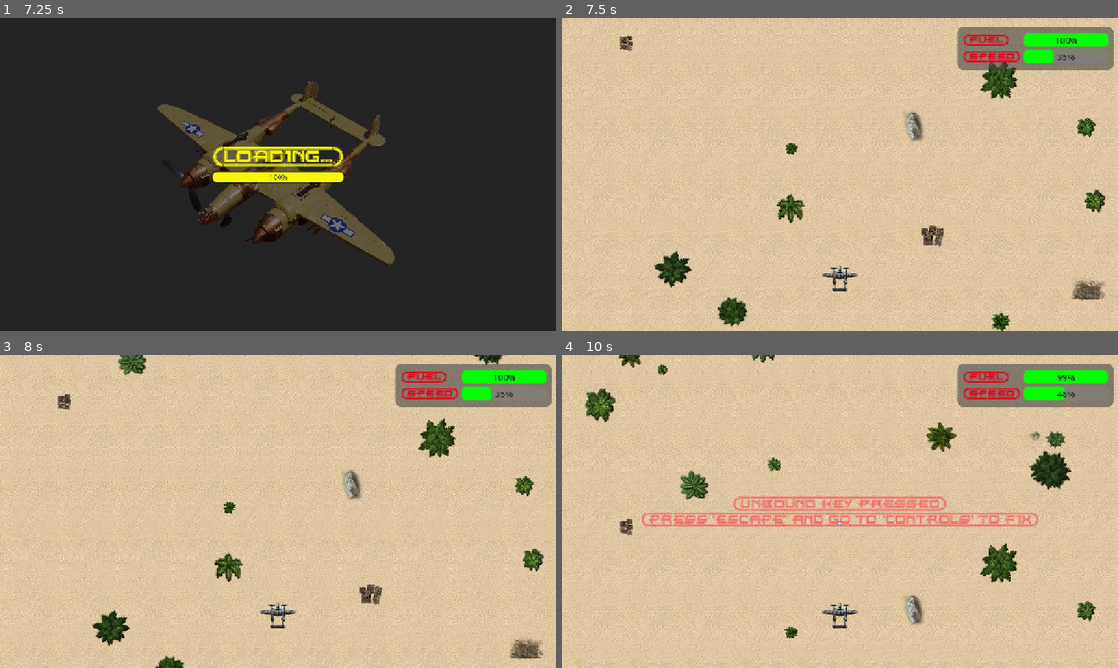
Above: before the commit, frames 1-4 (two rows, left to right).
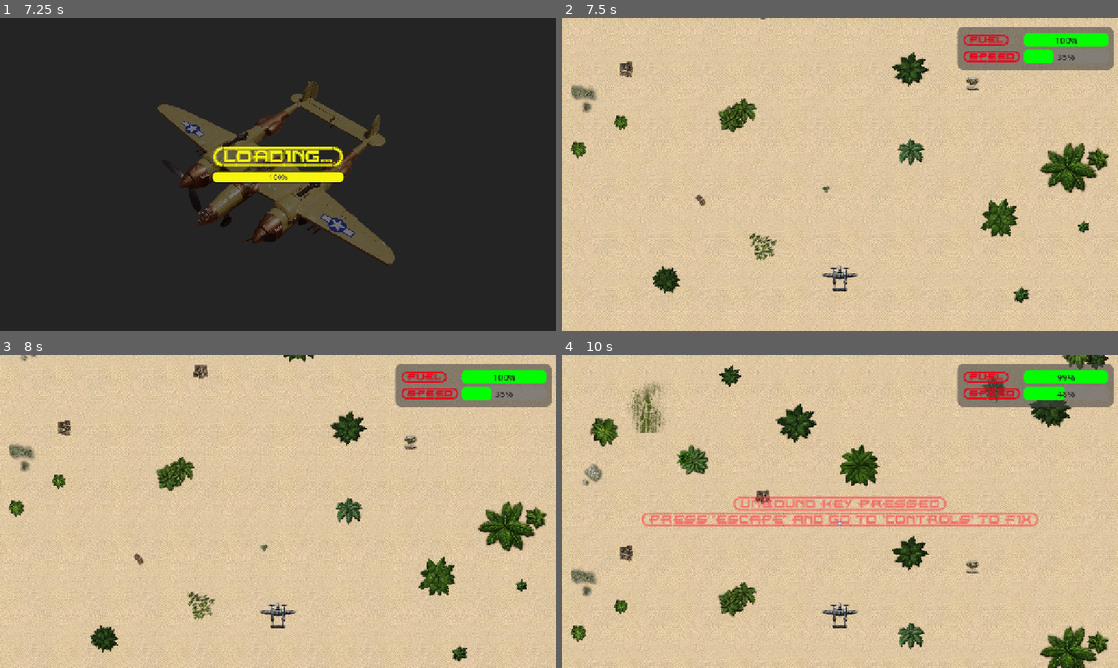
Above: after the commit, the same moments.

Repository: ikostan/SkyLockAssault
Game: Godot game, scene res://scenes/splash_screen.tscn
Two runs of this game, one before a commit and one after it. Both use one fixed random seed, a clock stepped at 60 frames per second and the inputs below. Video files are missing from this copy of the repository; at most half a second of black plays in their place. Sound files missing from this copy of the repository are replaced by a short silence.
Inputs (mouse positions are in pixels of both pictures, inside the frame that each line leads up to):
- Up to frame 1 (7.25 s): tap Enter (ui_accept) at 0.5, 0.77, 1.25, 2, 2.75, 3.5, 3.77, 4.25 s; move the mouse to (400, 158) at 0.52 s; hold D (move_right) 0.53-1.25 s; hold Space (fire) 0.53-1.25 s; click (400, 158) at 0.67 s; drag from (166, 190) to (250, 237) at 1.27 s; move the mouse to (333, 105) at 2.02 s; hold D (move_right) 2.03-2.75 s; tap Tab at 2.1 s; drag from (250, 237) to (111, 127) at 2.77 s; move the mouse to (444, 221) at 3.52 s; hold A (move_left) 3.53-4.25 s; tap Ctrl at 3.6 s; drag from (111, 127) to (194, 96) at 4.27 s; click "{START=GAME}" at 5 s; click "{START=GAME}" at 5.75 s; move the mouse to (305, 174) at 6.52 s; hold X (speed_down) from 6.53 s (still down); tap F at 6.6 s; click (305, 174) at 6.67 s
- Up to frame 2 (7.5 s): release X (speed_down) at 7.25 s; drag from (756, 96) to (728, 190) at 7.27 s
- Up to frame 3 (8 s): no input
- Up to frame 4 (10 s): move the mouse to (962, 495) at 8.02 s; hold W (speed_up) 8.03-8.75 s; tap C at 8.1 s; tap Enter (ui_accept) at 8.27 s; drag from (728, 527) to (812, 574) at 8.77 s; move the mouse to (895, 442) at 9.52 s; hold X (speed_down) from 9.53 s (still down); hold Space (fire) from 9.53 s (still down)

Frame 1 is identical in both runs. In frame 2, 6.9% of the frame differs, in the area x 1-99%, y 0-100%; in frame 3, 7.1%; in frame 4, 9.7%.

Commit message:
[FEATURE] Increase parallax background chunk size to prevent visual repetition #552
During gameplay, the parallax background elements (bushes, crates, rocks, barrels) repeat themselves every few seconds. Because the randomly generated background block is currently too short, the exact same clusters of items become easily recognizable as the screen scrolls, breaking the illusion of an infinite environment.

Diff:
--- a/scripts/main_scene.gd
+++ b/scripts/main_scene.gd
@@ -128,8 +128,13 @@
 	if bush_ids.is_empty():
 		return
 
-	var num_bushes: int = bush_ids.size()
-	var layer_height: float = viewport.y * 4
+	# INCREASE THESE VALUES:
+	# Make the repeating block 20 screens tall instead of 4
+	var screens_tall: float = 20.0
+	var layer_height: float = viewport.y * screens_tall
+
+	# Multiply the number of bushes so the density stays the same over the larger area
+	var num_bushes: int = bush_ids.size() * 5
 
 	for i in range(num_bushes):
 		var bush: Sprite2D = Sprite2D.new()
@@ -170,8 +175,13 @@
 	if decor_ids.is_empty():
 		return
 
-	var num_decors: int = decor_ids.size()
-	var layer_height: float = viewport.y * 4
+	# INCREASE THESE VALUES:
+	# Match the bushes layer height so they loop at the same scale
+	var screens_tall: float = 20.0
+	var layer_height: float = viewport.y * screens_tall
+
+	# Multiply the number of decors to maintain density
+	var num_decors: int = decor_ids.size() * 5
 
 	# Define strict rotation angles (0, 90, 180, -90 degrees)
 	var allowed_rotations: Array[float] = [0.0, 90.0, 180.0, -90.0]
